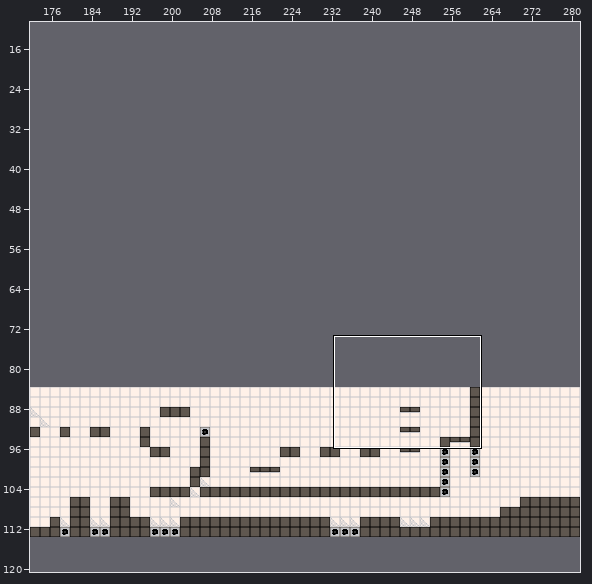
Tiled map: mbh-platformer/mbh-platformer/Content/raw/map_ss_beta_00.tmx. The picture above shows the old version from afar; the outline marks the close-up.
Close-up. The starting point:
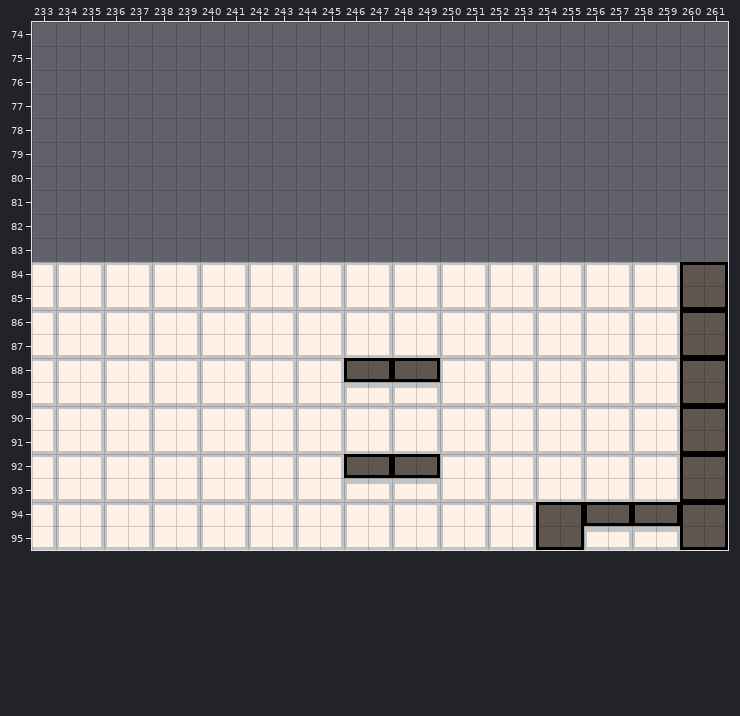
Cells are 8x8 px. Shown: x 233..261, y 74..95. The commit also changed other parts of the map, which this record leaves out. The old version is drawn lined up with the new one.
The same view after the edit:
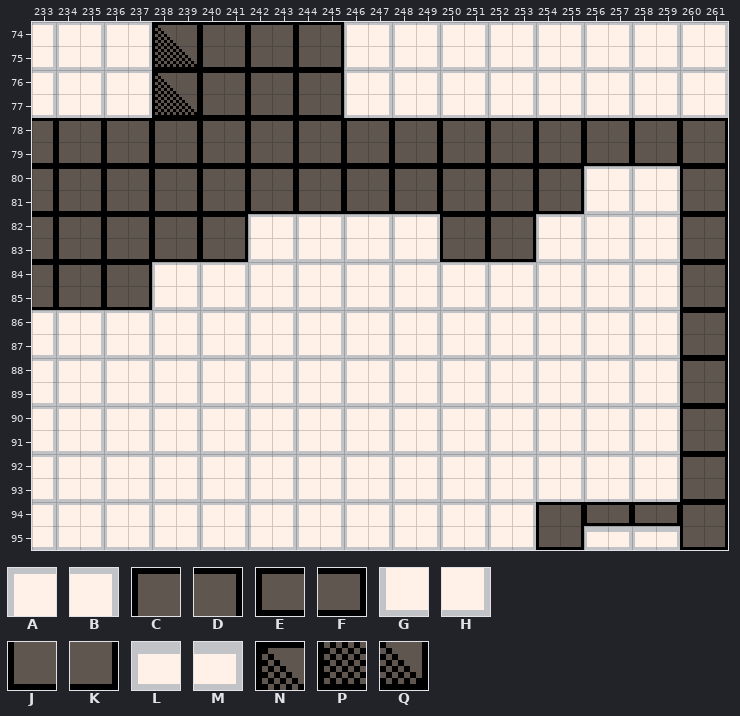
Key: from "platformer_sheet_1": A 2, B 3, C 6, D 7, E 10, F 11, G 18, H 19, J 22, K 23, L 26, M 27, N 32, P 48, Q 49.
_ is an empty cell, . an unchanged one.
What changed:
map size 128x30 -> 480x256 cells (old content now starts at 168,84; both pictures use the new coordinates)
--- layer "Tile Layer 1"
@@ x 233..261 @@
-74 _____________________________
-75 _____________________________
-76 _____________________________
-77 _____________________________
-78 _____________________________
-79 _____________________________
-80 _____________________________
-81 _____________________________
-82 _____________________________
-83 _____________________________
-84 BABAB........................
-85 HGHGH........................
+74 BABABNDCDCDCDABABABABABABABAB
+75 HGHGHPQJKJKJKGHGHGHGHGHGHGHGH
+76 BABABNDCDCDCDABABABABABABABAB
+77 HGHGHPQJKJKJKGHGHGHGHGHGHGHGH
+78 DCDCDCDCDCDCDCDCDCDCDCDCDCDCD
+79 KJKJKJKJKJKJKJKJKJKJKJKJKJKJK
+80 DCDCDCDCDCDCDCDCDCDCDCDABABCD
+81 KJKJKJKJKJKJKJKJKJKJKJKGHGHJK
+82 DCDCDCDCDABABABABCDCDABABABCD
+83 KJKJKJKJKGHGHGHGHJKJKGHGHGHJK
+84 DCDCD........................
+85 KJKJK........................
@@ x 246..249 @@
-88 EFEF
-89 LMLM
+88 ABAB
+89 GHGH
@@ x 246..249 @@
-92 EFEF
-93 LMLM
+92 ABAB
+93 GHGH
Pixel boxes of the changes (left, top, right, bottom) in both close-ups:
changed: (32, 22, 728, 310)
changed: (344, 358, 440, 388)
changed: (344, 454, 440, 484)
